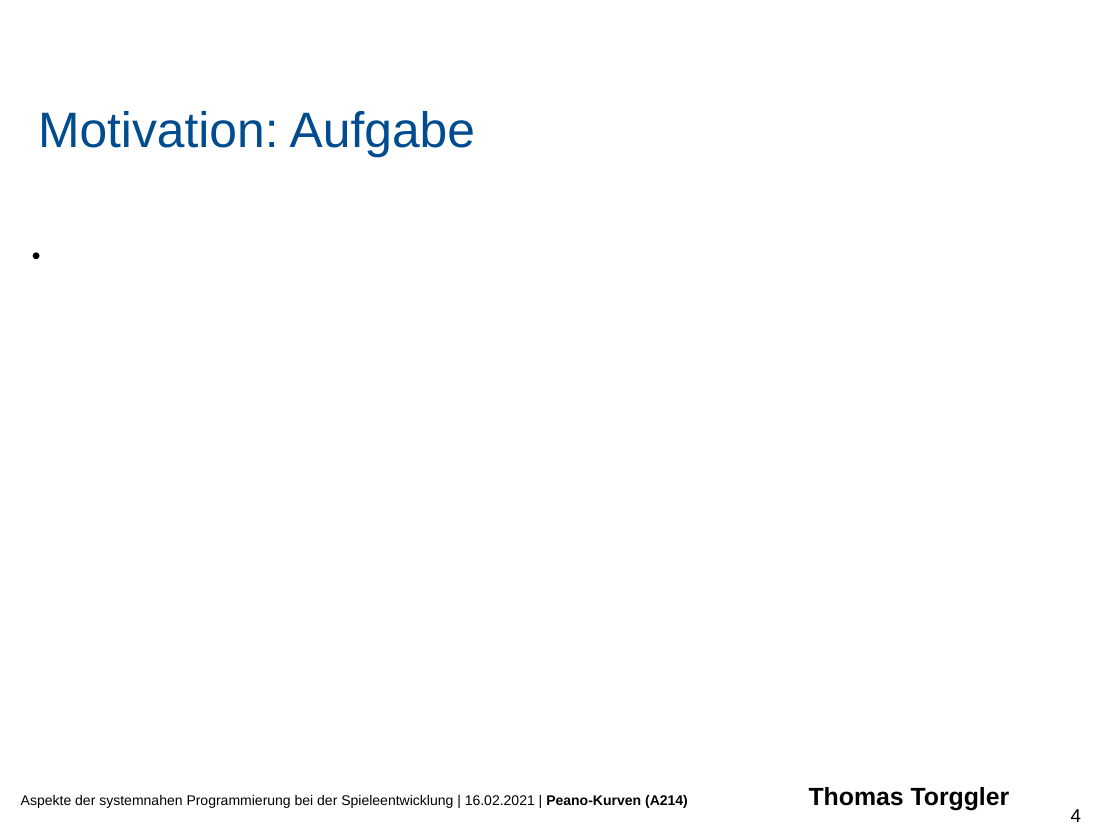
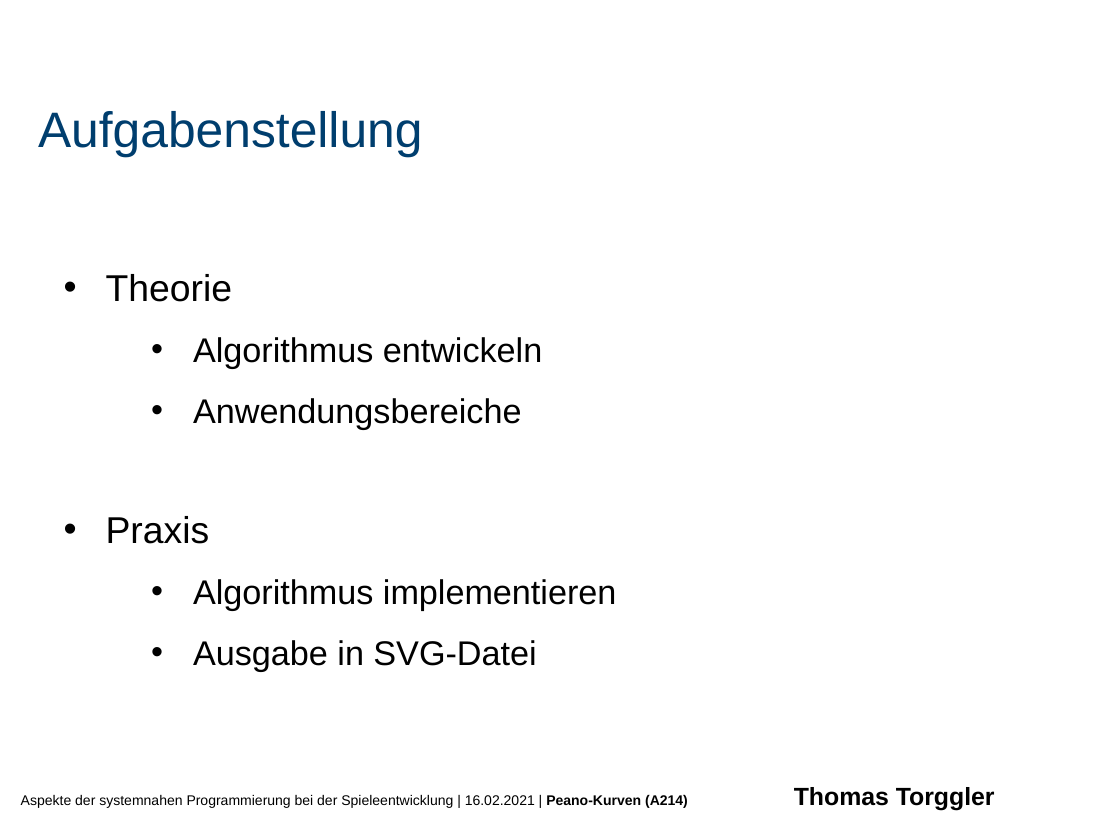
Before and after one commit to PaddlePad/ASP-Peano, a slide deck: slide 5 of Ausarbeitung/präzi.pptx (slide 4 before the commit). Drawn at 1120x840 pixels with LibreOffice and Linux fonts; fonts in the diff are those of the drawing; background and template pictures are left out. Boxes give left, top, right and bottom in pixels: in the first picture for what was removed or moved away, otherwise in the second. Text is boxed around its words. In the diff, an @@ line names an element or a change of style, - is before the commit and + after.

```diff
--- a/Ausarbeitung/präzi.pptx
+++ b/Ausarbeitung/präzi.pptx
@@ text at box(38, 111, 423, 157): text changed; text colour #004C8E to #003D6E @@
-Motivation: Aufgabe
+Aufgabenstellung
@@ text removed at box(31, 236, 1074, 791) @@
-•
@@ text added at box(106, 274, 616, 672), 22 pt, text #000000 @@
+• Theorie
+        • Algorithmus entwickeln
+        • Anwendungsbereiche
+• Praxis
+        • Algorithmus implementieren
+        • Ausgabe in SVG-Datei
@@ text "Aspekte der systemnahen Programmierung bei ..." rewrapped from box(21, 787, 1010, 811) to box(21, 787, 995, 811) @@
@@ page number removed at box(1071, 809, 1081, 822) @@
-4
```
Also in this commit, not shown: 2 other slides changed, 2 slides added.
